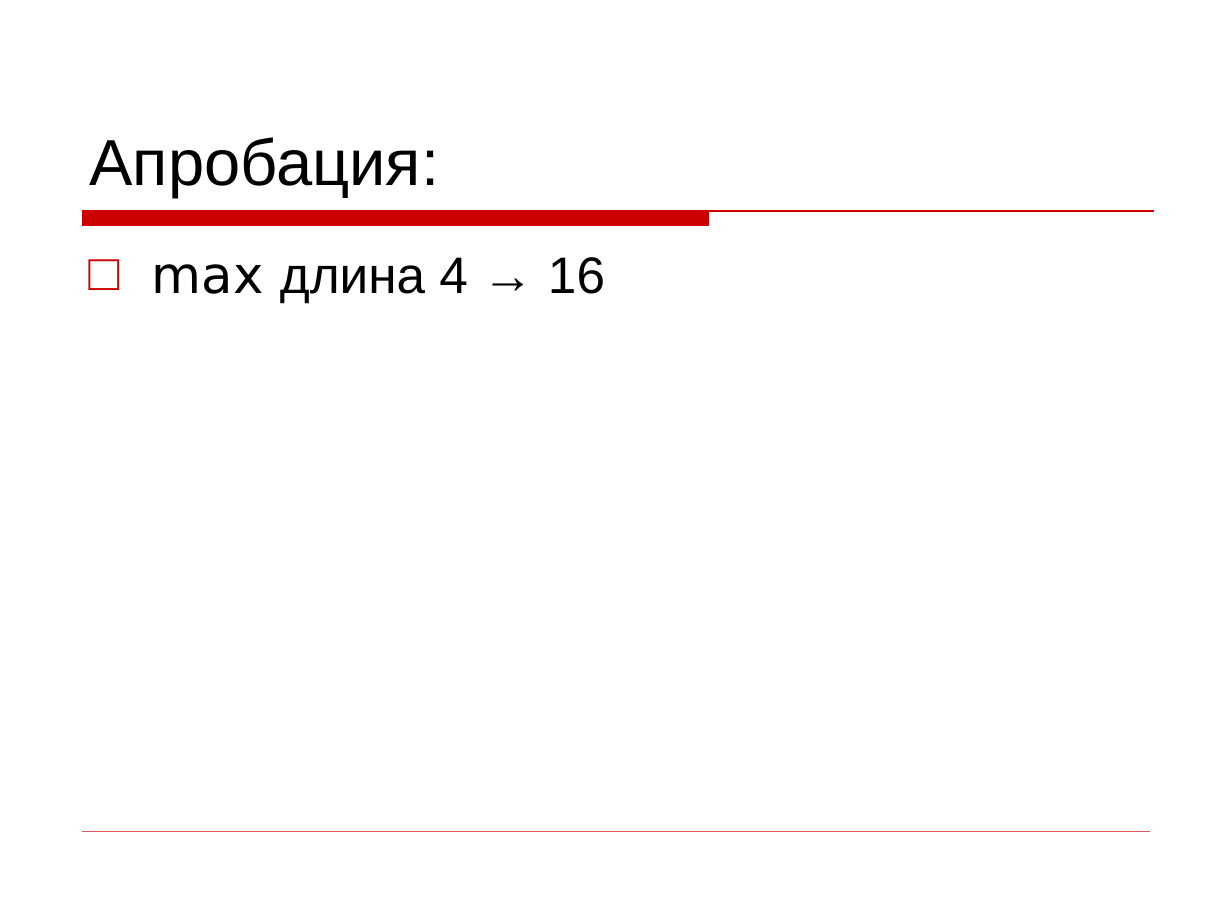
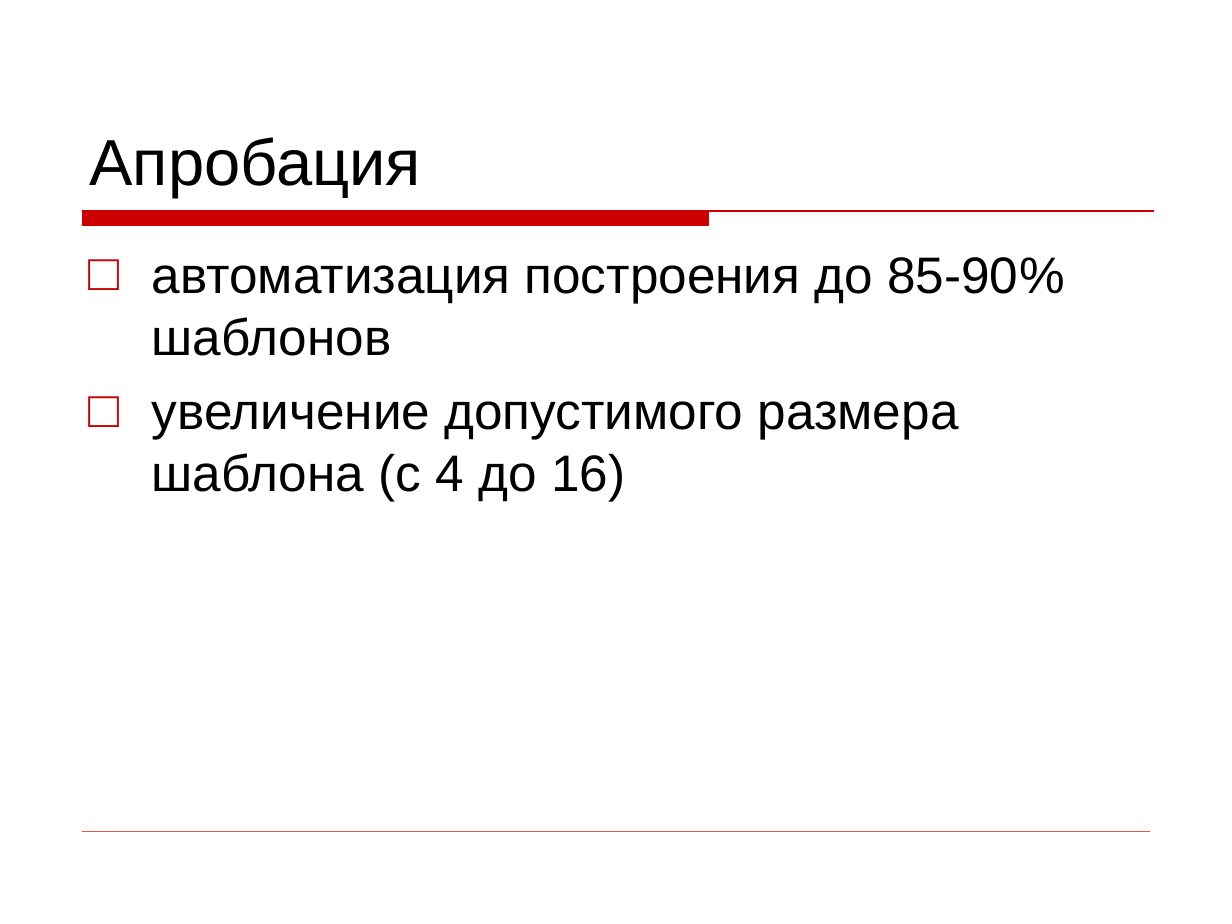
Before and after one commit to kornevgen/tesla-project, a slide deck: slide 17 of papers/THESIS/talks/Oct13 - ISP/isp-slides3.ppt. Drawn at 1232x924 pixels with LibreOffice and Linux fonts; fonts in the diff are those of the drawing; background and template pictures are left out. Boxes give left, top, right and bottom in pixels: in the first picture for what was removed or moved away, otherwise in the second. Text is boxed around its words. In the diff, an @@ line names an element or a change of style, - is before the commit and + after.

```diff
--- a/papers/THESIS/talks/Oct13 - ISP/isp-slides3.ppt
+++ b/papers/THESIS/talks/Oct13 - ISP/isp-slides3.ppt
@@ title at box(89, 137, 421, 198): text changed @@
-Апробация:
+Апробация
@@ text at box(152, 257, 1065, 501): text changed @@
-□ max длина 4 → 16
+□ автоматизация построения до 85-90% шаблонов
+□ увеличение допустимого размера шаблона (с 4 до 16)
```
Also in this commit, not shown: 1 other slide changed, 1 slide added.
